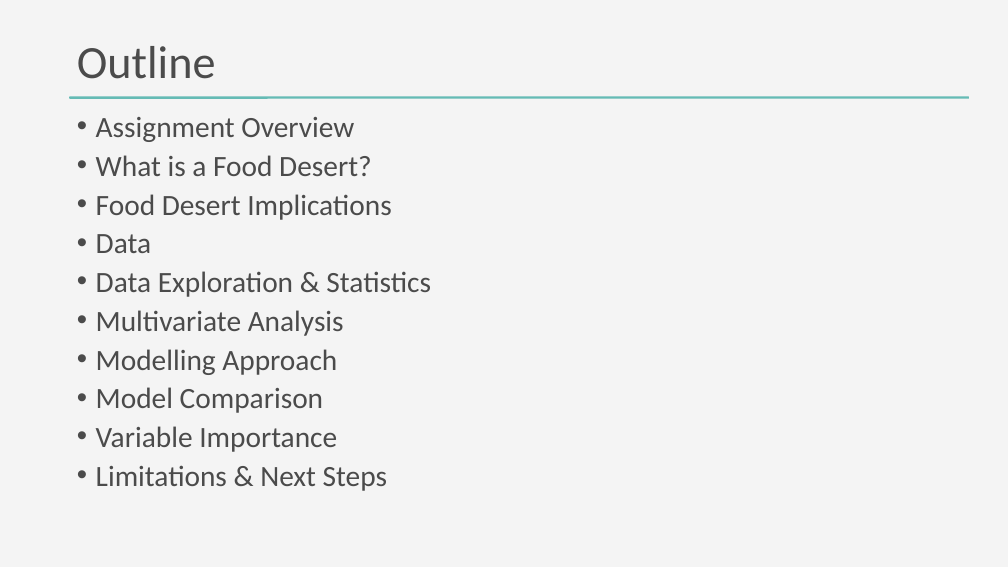
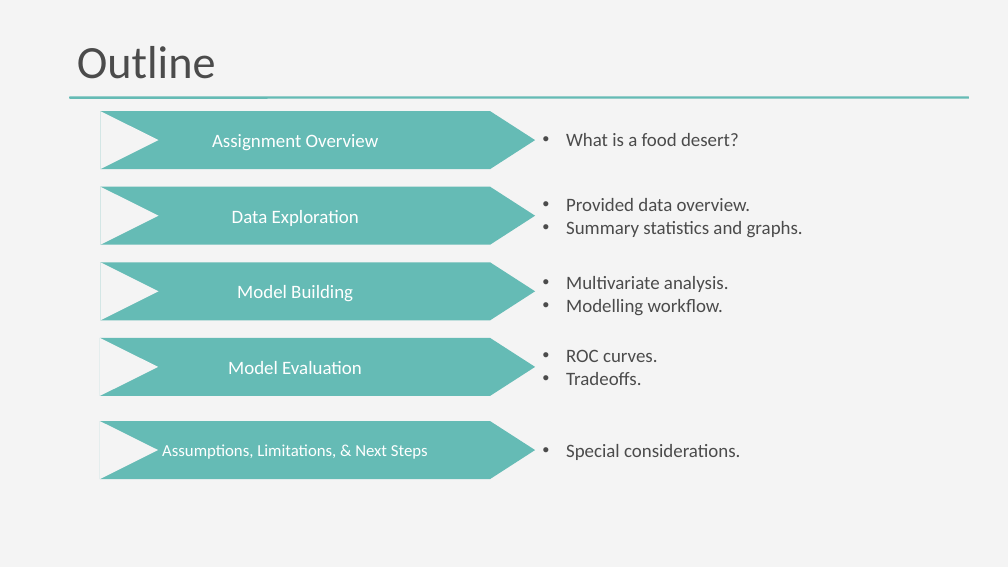
Before and after one commit to DanteHaywood/cfc_ds_screen, a slide deck: slide 3 of doc/2020_11_25_cfc_ds_technical_screen_haywood.pptx. Drawn at 1008x567 pixels with LibreOffice and Linux fonts; fonts in the diff are those of the drawing. Boxes give left, top, right and bottom in pixels: in the first picture for what was removed or moved away, otherwise in the second. Text is boxed around its words. In the diff, an @@ line names an element or a change of style, - is before the commit and + after.

```diff
--- a/doc/2020_11_25_cfc_ds_technical_screen_haywood.pptx
+++ b/doc/2020_11_25_cfc_ds_technical_screen_haywood.pptx
@@ text removed at (96, 117, 431, 491) @@
-• Assignment Overview
-• What is a Food Desert?
-• Food Desert Implications
-• Data
-• Data Exploration & Statistics
-• Multivariate Analysis
-• Modelling Approach
-• Model Comparison
-• Variable Importance
-• Limitations & Next Steps
@@ group added at (100, 111, 803, 479): 10 triangles, 5 rectangles, 5 texts @@
+Assignment Overview
+Data Exploration
+Model Building
+Model Evaluation
+Assumptions, Limitations, & Next Steps
+• What is a food desert?
+• Provided data overview.
+• Summary statistics and graphs.
+• Multivariate analysis.
+• Modelling workflow.
+• ROC curves.
+• Tradeoffs.
+• Special considerations.
```
Also in this commit, not shown: 9 other slides changed, 3 slides added, 1 slide removed, 6 other files.
